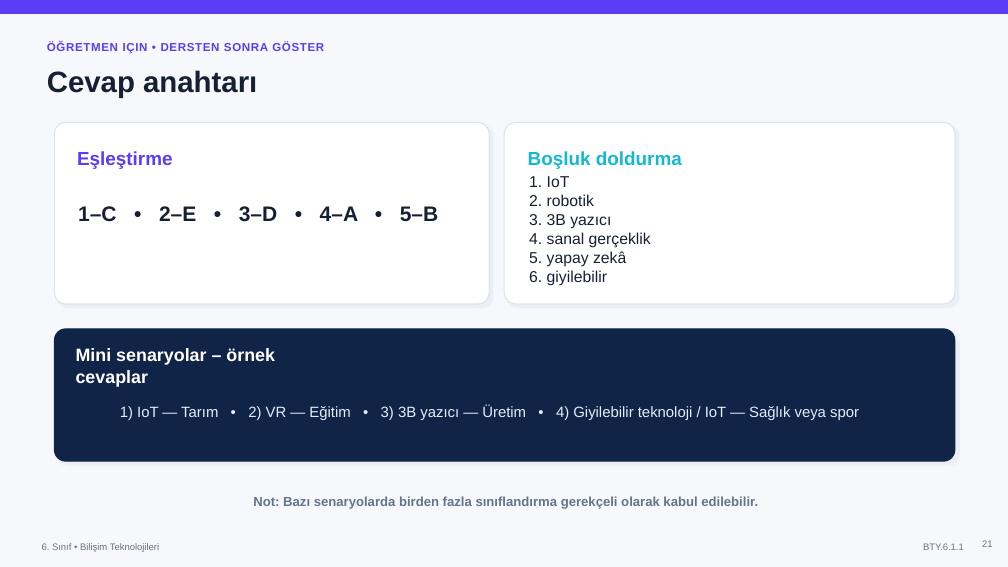
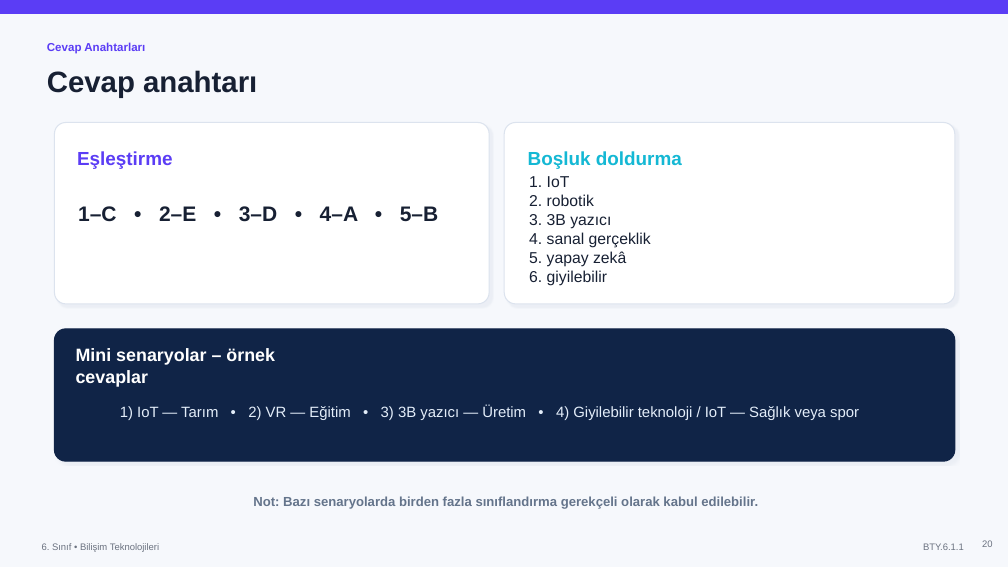
Before and after one commit to DuoByteTech/Adelon, a slide deck: slide 20 of public/lessons/yenilikci-bilisim-teknolojileri/Yenilikci_Bilisim_Teknolojileri_6_Sinif.pptx (slide 21 before the commit). Drawn at 1008x567 pixels with LibreOffice and Linux fonts; fonts in the diff are those of the drawing. Boxes give left, top, right and bottom in pixels: in the first picture for what was removed or moved away, otherwise in the second. Text is boxed around its words. In the diff, an @@ line names an element or a change of style, - is before the commit and + after.

```diff
--- a/public/lessons/yenilikci-bilisim-teknolojileri/Yenilikci_Bilisim_Teknolojileri_6_Sinif.pptx
+++ b/public/lessons/yenilikci-bilisim-teknolojileri/Yenilikci_Bilisim_Teknolojileri_6_Sinif.pptx
@@ text at (47, 42, 145, 54): text changed @@
-ÖĞRETMEN IÇIN • DERSTEN SONRA GÖSTER
+Cevap Anahtarları
@@ page number at (982, 540, 993, 547): text changed @@
-21
+20
```
Also in this commit, not shown: 19 other slides changed, 1 slide removed, 1 other file.
